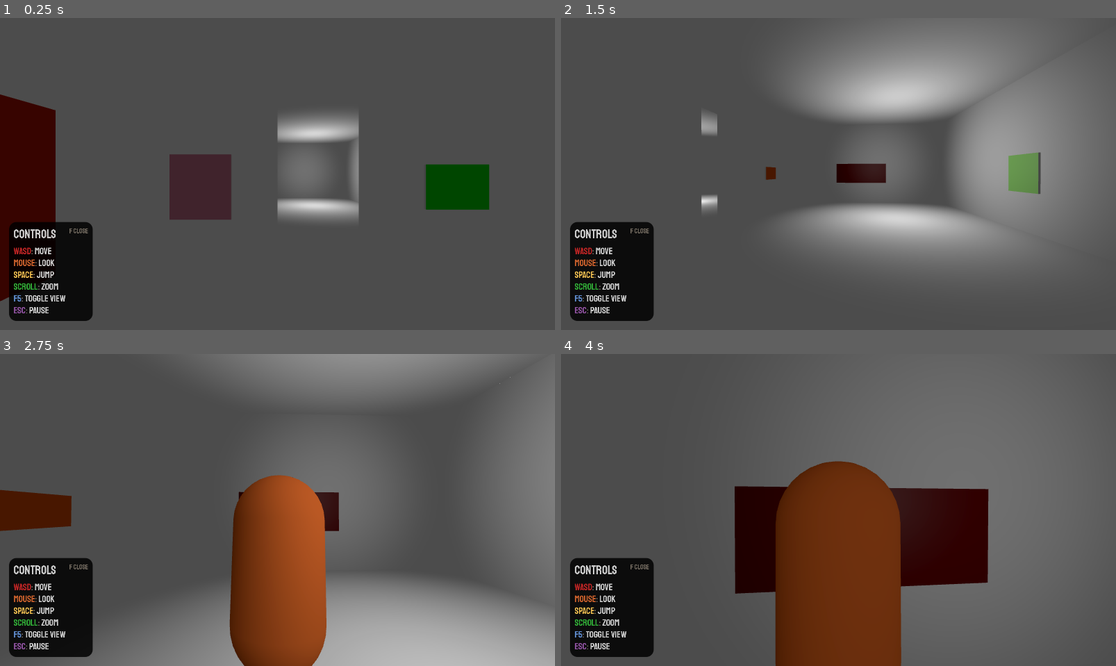
Above: before the commit, frames 1-4 (two rows, left to right).
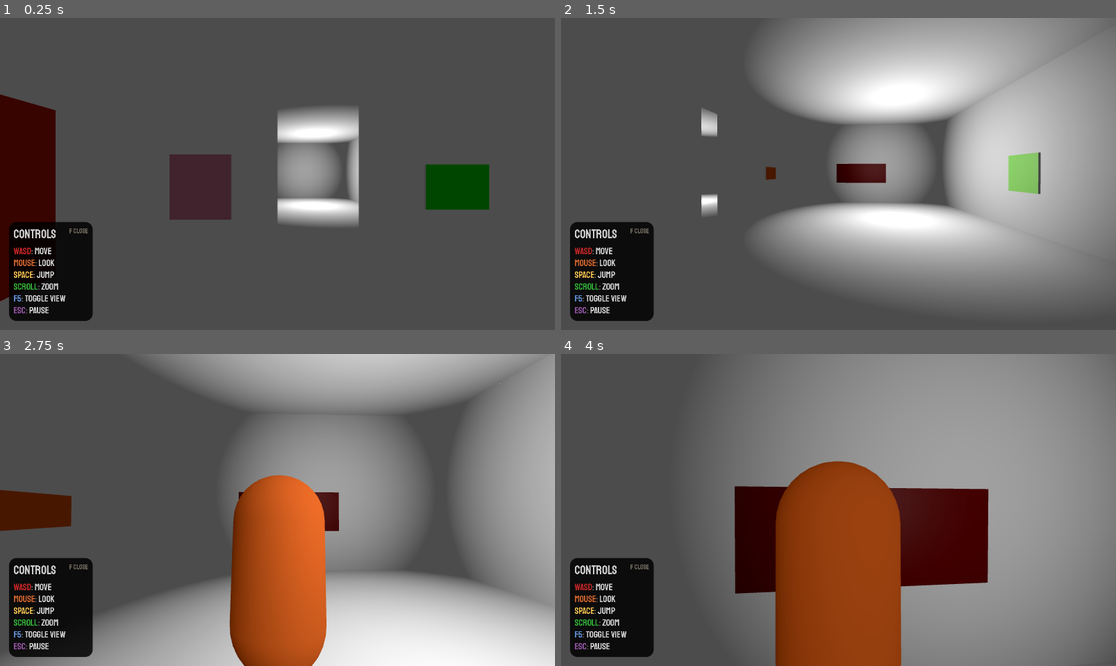
Above: after the commit, the same moments.

Repository: toolness/atuls-art-gallery
Game: Godot game, scene res://Levels/infinite_gallery.tscn
The game is run twice, just before and just after one commit, with the same random seed, the same clock (stepped at 60 frames per second) and the same inputs.
Inputs (mouse positions are in pixels of both pictures, inside the frame that each line leads up to):
- Up to frame 1 (0.25 s): no input
- Up to frame 2 (1.5 s): tap Enter (ui_accept) at 0.5 s; move the mouse to (866, 174) at 0.52 s; press the mouse at (866, 174) at 0.53 s; hold W (move_forward) from 0.53 s (still down); tap Space (jump) at 0.77 s; move the mouse to (810, 174) at 1.27 s; release the mouse at (810, 174) at 1.28 s; tap Mouse wheel up (zoom_in) at 1.35 s
- Up to frame 3 (2.75 s): keep holding W (move_forward); tap Space (jump) at 1.52 s; move the mouse to (288, 503) at 2.02 s; hold Mouse wheel down (zoom_out) from 2.03 s (still down)
- Up to frame 4 (4 s): keep holding W (move_forward); move the mouse to (832, 516) at 2.77 s; release Mouse wheel down (zoom_out) at 2.78 s; click (832, 516) at 2.85 s; tap Space (jump) at 3.02, 3.77 s; move the mouse to (877, 513) at 3.52 s; hold Mouse wheel up (zoom_in) from 3.53 s (still down)

The runs differ from the first frame. In frame 1, 4.7% of the frame differs, in the area x 49-65%, y 29-67%; in frame 2, 48%; in frame 3, 56%; in frame 4, 58%, in the area x 30-100%, y 0-100%.

Commit message:
Enable shadows.

Diff:
--- a/godot/Controller/Player.tscn
+++ b/godot/Controller/Player.tscn
@@ -235,6 +235,8 @@
 [node name="ProtoMesh" type="MeshInstance3D" parent="BasePivot"]
 transform = Transform3D(1, 0, 0, 0, 1, 0, 0, 0, 1, 0, 1, 0)
 material_override = SubResource("StandardMaterial3D_mx3t8")
+cast_shadow = 0
+gi_mode = 0
 mesh = SubResource("CapsuleMesh_leh0u")
 skeleton = NodePath("../..")
 
--- a/godot/Levels/moma.tscn
+++ b/godot/Levels/moma.tscn
@@ -10,14 +10,18 @@
 
 [node name="OmniLight3D" type="OmniLight3D" parent="."]
 transform = Transform3D(1, 0, 0, 0, 1, 0, 0, 0, 1, 18, 2, 4)
+shadow_enabled = true
 
 [node name="OmniLight3D2" type="OmniLight3D" parent="."]
 transform = Transform3D(1, 0, 0, 0, 1, 0, 0, 0, 1, 22, 2, -4)
+shadow_enabled = true
 
 [node name="OmniLight3D3" type="OmniLight3D" parent="."]
 transform = Transform3D(1, 0, 0, 0, 1, 0, 0, 0, 1, 9, 1, -5)
+shadow_enabled = true
 
 [node name="OmniLight3D4" type="OmniLight3D" parent="."]
 transform = Transform3D(1, 0, 0, 0, 1, 0, 0, 0, 1, 6, 2, 5)
+shadow_enabled = true
 
 [node name="gallery" parent="." instance=ExtResource("1_kk2r5")]
